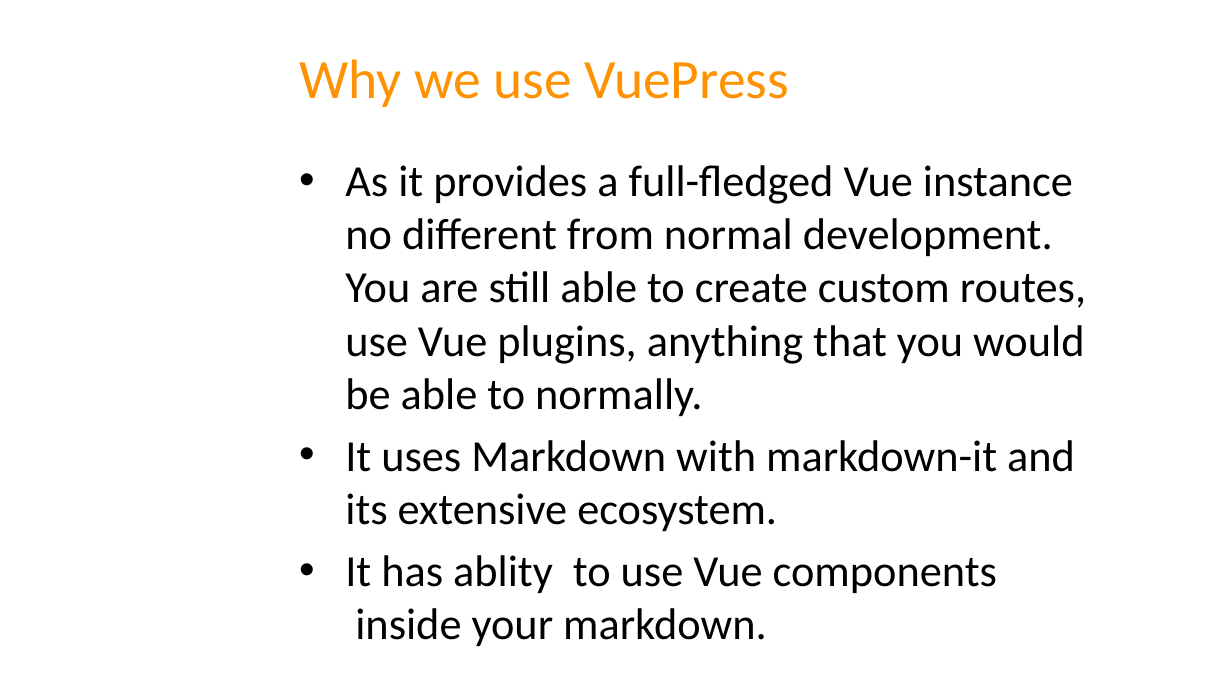
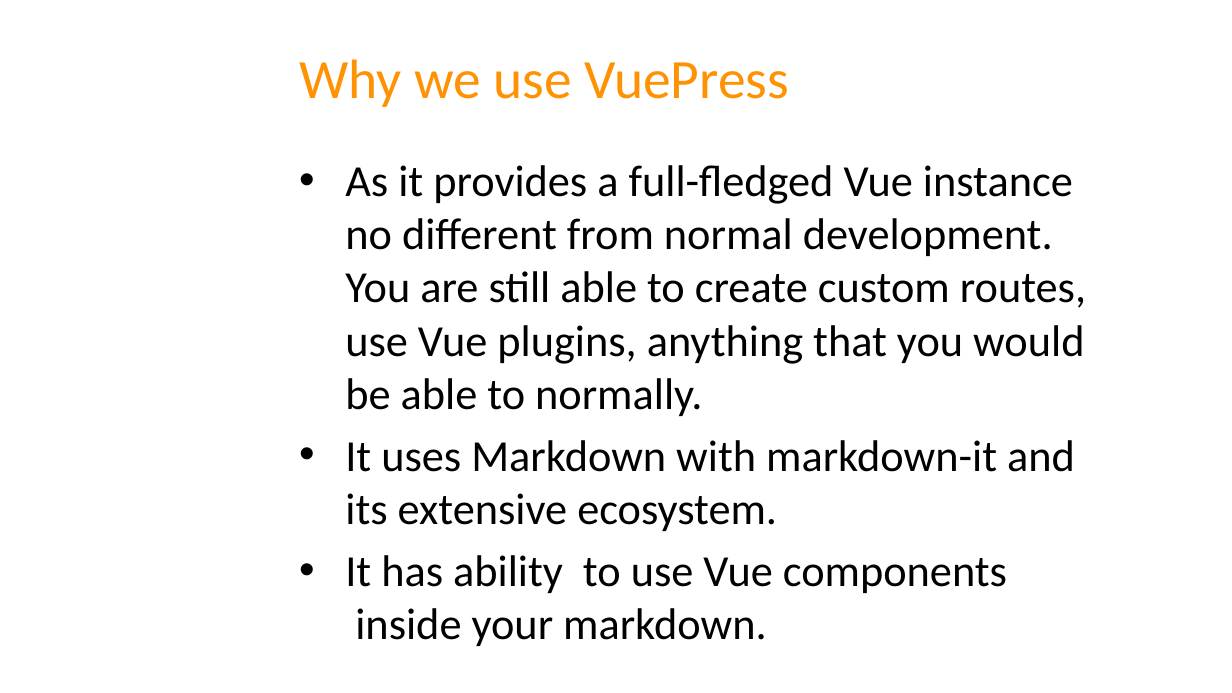
Before and after one commit to swaroopatirumalareddy/vuepress, a slide deck: slide 4 of workshop.pptx. Drawn at 1232x693 pixels with LibreOffice and Linux fonts; fonts in the diff are those of the drawing; background and template pictures are left out. Boxes give left, top, right and bottom in pixels: in the first picture for what was removed or moved away, otherwise in the second. Text is boxed around its words. In the diff, an @@ line names an element or a change of style, - is before the commit and + after.

Commit message:
ADDED TEXT

```diff
--- a/workshop.pptx
+++ b/workshop.pptx
@@ text at [345, 555, 1007, 646]: text changed @@
-• It has ablity to use Vue components inside your markdown.
+• It has ability to use Vue components inside your markdown.
```
Also in this commit, not shown: 2 other slides changed, 2 slides added.
